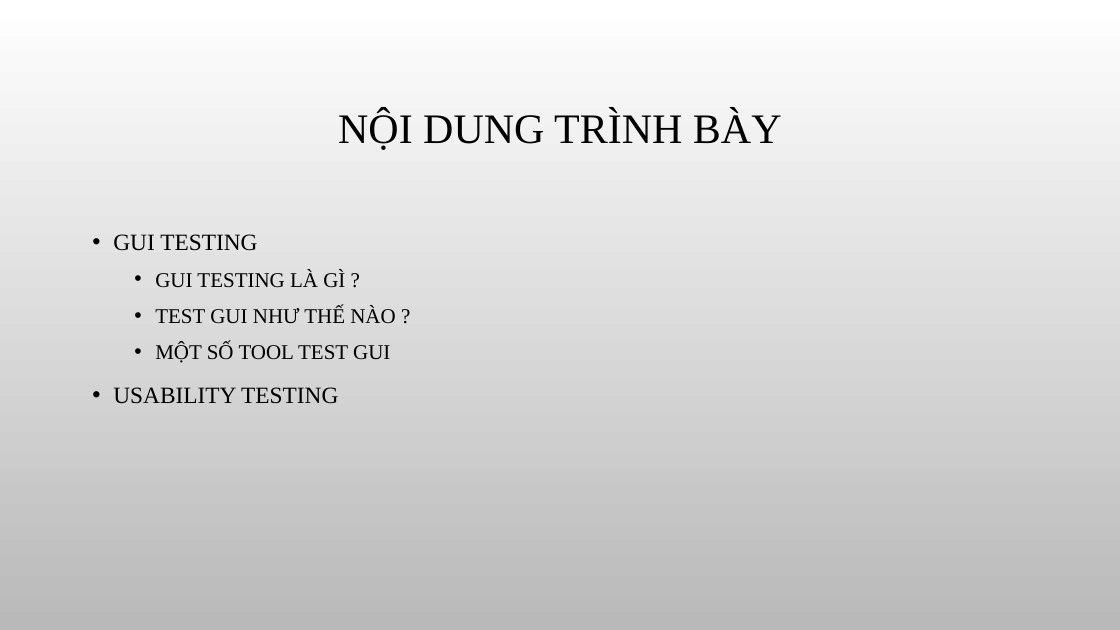
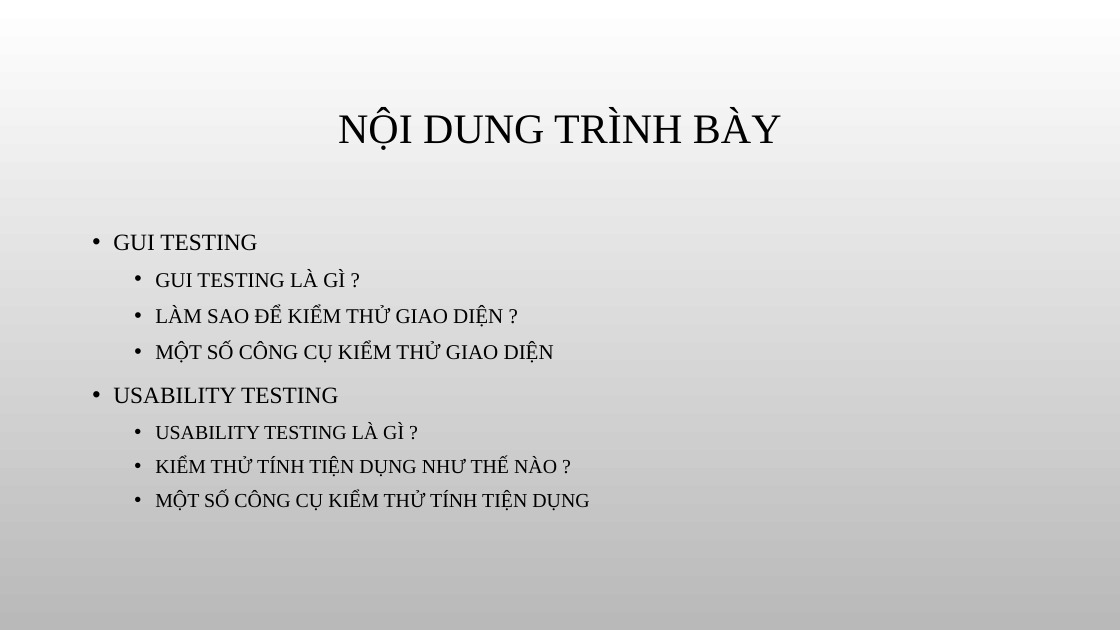
Before and after one commit to khoahoang/GUI-Usability-testing-research, a slide deck: slide 2 of slide/GUI & Usability testing group 20.pptx. Drawn at 1120x630 pixels with LibreOffice and Linux fonts; fonts in the diff are those of the drawing; background and template pictures are left out. Boxes give left, top, right and bottom in pixels: in the first picture for what was removed or moved away, otherwise in the second. Text is boxed around its words. In the diff, an @@ line names an element or a change of style, - is before the commit and + after.

Commit message:
slide GUI testing

```diff
--- a/slide/GUI & Usability testing group 20.pptx
+++ b/slide/GUI & Usability testing group 20.pptx
@@ text at box(155, 306, 554, 363): text changed @@
-  • TEST GUI NHƯ THẾ NÀO ?
-  • MỘT SỐ TOOL TEST GUI
+  • LÀM SAO ĐỂ KIỂM THỬ GIAO DIỆN ?
+  • MỘT SỐ CÔNG CỤ KIỂM THỬ GIAO DIỆN
@@ text at box(155, 423, 589, 511): paragraphs added @@
+  • USABILITY TESTING LÀ GÌ ?
+  • KIỂM THỬ TÍNH TIỆN DỤNG NHƯ THẾ NÀO ?
+  • MỘT SỐ CÔNG CỤ KIỂM THỬ TÍNH TIỆN DỤNG
```
Also in this commit, not shown: 3 other slides changed, 8 slides added, 1 slide removed.
